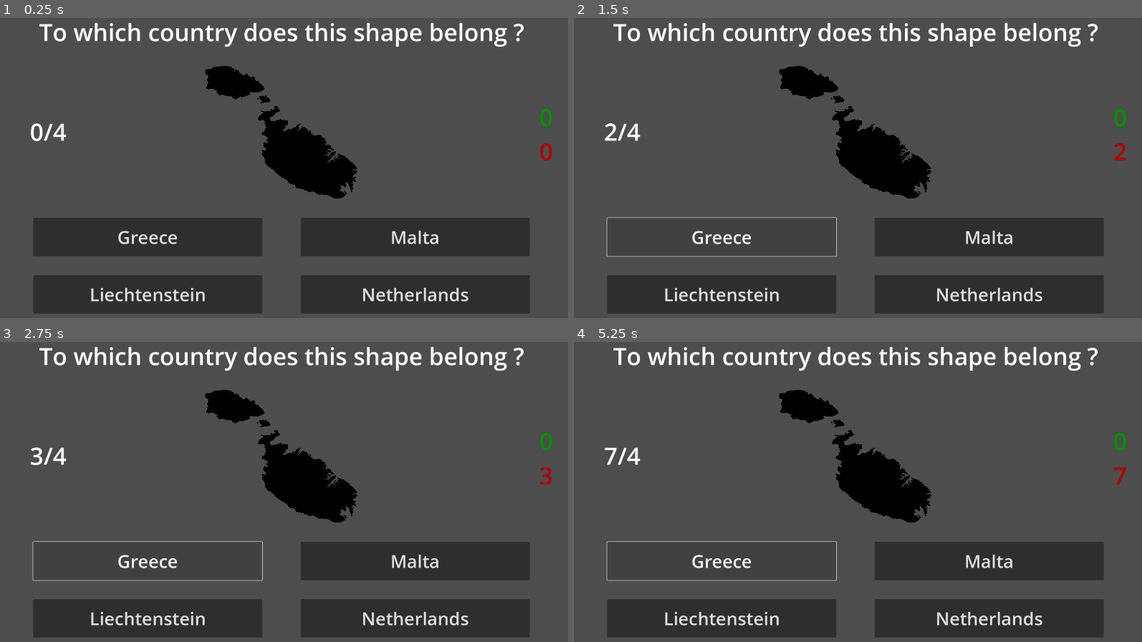
Above: before the commit, frames 1-4 (two rows, left to right).
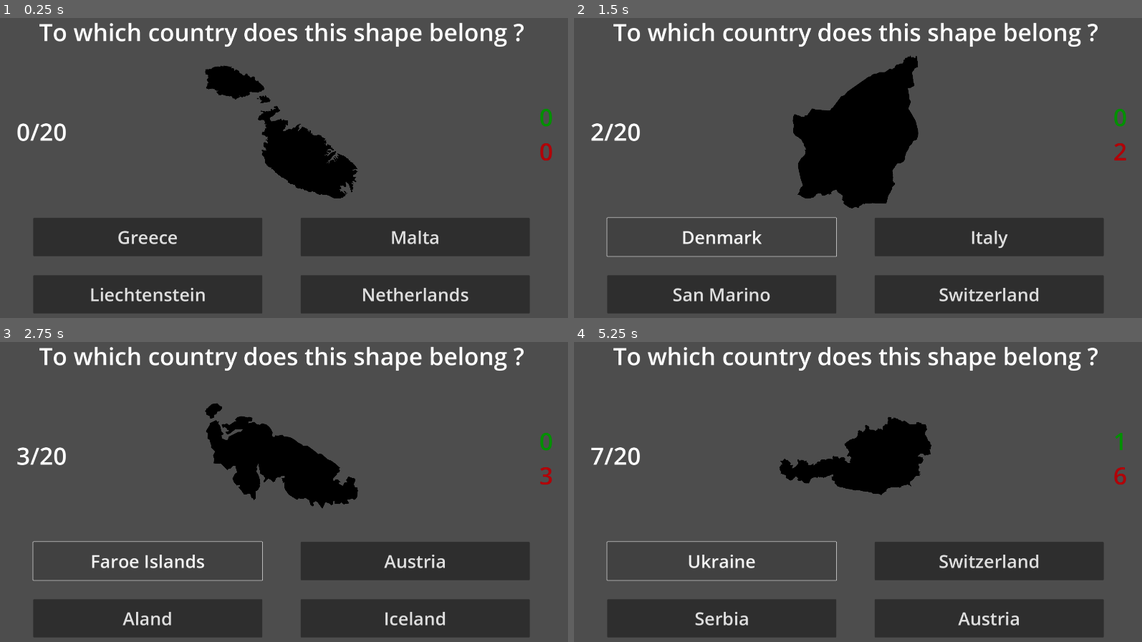
Above: after the commit, the same moments.

Repository: Nolan-Pin/GeoTrain
Game: Godot game, scene res://country_shape.tscn
Two runs of this game, one before a commit and one after it. Both use one fixed random seed, a clock stepped at 60 frames per second and the inputs below. This scene is started directly instead of the project's main scene.
Inputs:
- Up to frame 1 (0.25 s): no input
- Up to frame 2 (1.5 s): click "Greece" at 0.5 s; click "Greece" (after the commit: "Bailiwick Of Guernsey") at 1.25 s
- Up to frame 3 (2.75 s): click "Greece" (after the commit: "Denmark") at 2 s
- Up to frame 4 (5.25 s): click "Greece" (after the commit: "Faroe Islands") at 2.75 s; click "Greece" (after the commit: "Finland") at 3.5 s; click "Greece" (after the commit: "Albania") at 4.25 s; click "Greece" (after the commit: "Andorra") at 5 s

The runs differ from the first frame. In frame 1, 0.3% of the frame differs, in the area x 3-12%, y 35-42%; in frame 2, 8.2%, in the area x 3-83%, y 12-95%; in frame 3, 5.5%; in frame 4, 6.3%.

Commit message:
run the game for multiple round
When a round end, a "round_over(status)" signal is emitted. A new round
can start.
After all the round has been played, a "game_over" signal is emitted
(currently not connected).

Diff:
--- a/country_shape.gd
+++ b/country_shape.gd
@@ -1,6 +1,9 @@
 extends CanvasLayer
 
-const nb_of_guess = 4
+signal round_over(win: bool)
+signal game_over
+
+const nb_of_guess: int = 20
 const nb_of_choices: int = 4
 
 var solution: CountryAttributes
@@ -11,20 +14,24 @@
 # Called when the node enters the scene tree for the first time.
 func _ready() -> void:
 	countries = load("res://data/available_country.tres")
-	start_round(randi() % countries.available.size())
-	pass # Replace with function body.
+	round_over.connect(end_round)
+	start_game()
 
 
 # Called every frame. 'delta' is the elapsed time since the previous frame.
 func _process(delta: float) -> void:
 	pass
 
-func start_round(country_index: int) -> void:
+
+func start_game() -> void:
 	round = 0
 	found = 0
 	not_found = 0
 	update_score()
+	start_round()
 
+
+func start_round() -> void:
 	var choices: Array[CountryAttributes] = pick_n_element(countries.available, nb_of_choices)
 	solution = choices[0]
 	choices.shuffle()
@@ -37,16 +44,19 @@
 
 func end_round(success: bool) -> void:
 	round += 1
-	if (success):
-		found += 1
+	found += int(success)
+	not_found += int(not success)
+	update_score()
+
+	if (round >= nb_of_guess):
+		game_over.emit()
 	else:
-		not_found += 1
-	update_score()
+		start_round()
 
 
 func choice_made(selected: int) -> void:
 	var button: Button = find_child("Choice" + str(selected))
-	end_round(button.text.to_lower() == solution.en_name)
+	round_over.emit(button.text.to_lower() == solution.en_name)
 
 func update_score() -> void:
 	$Scoring/Progress.text = str(round) + "/" + str(nb_of_guess)
